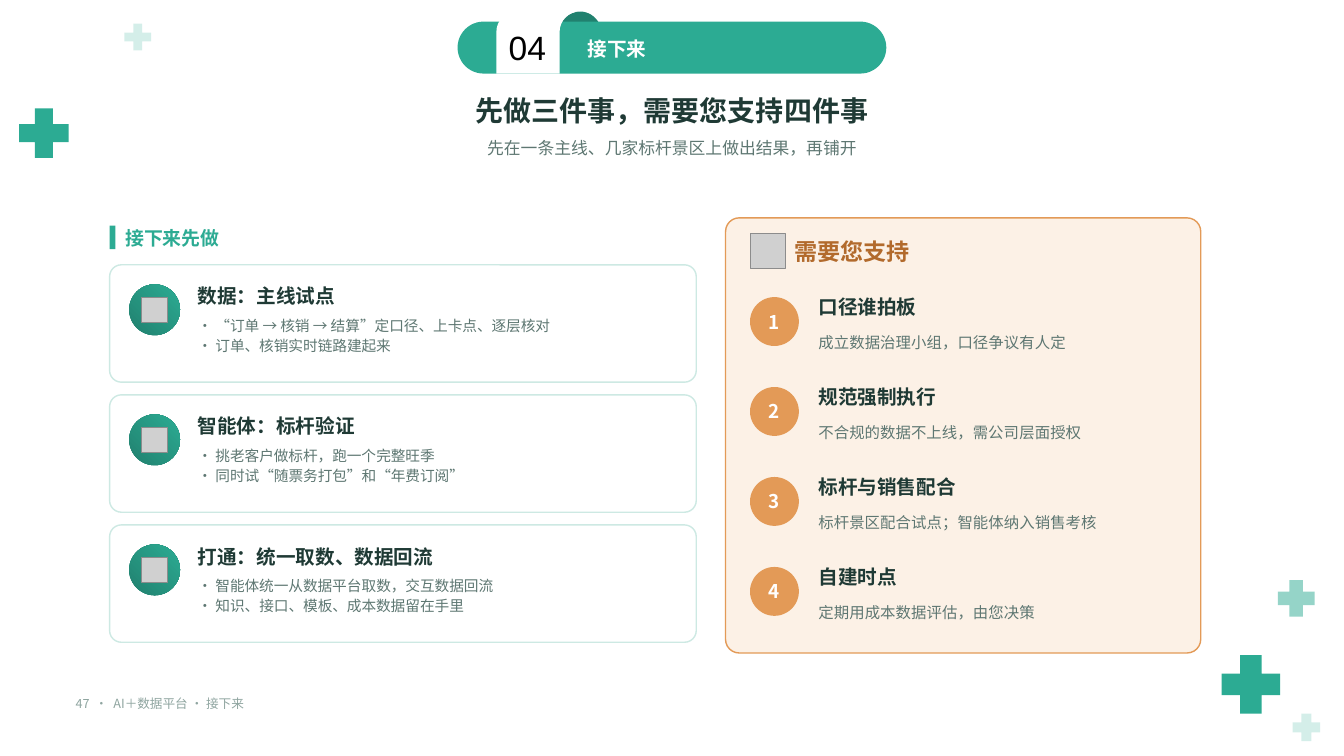
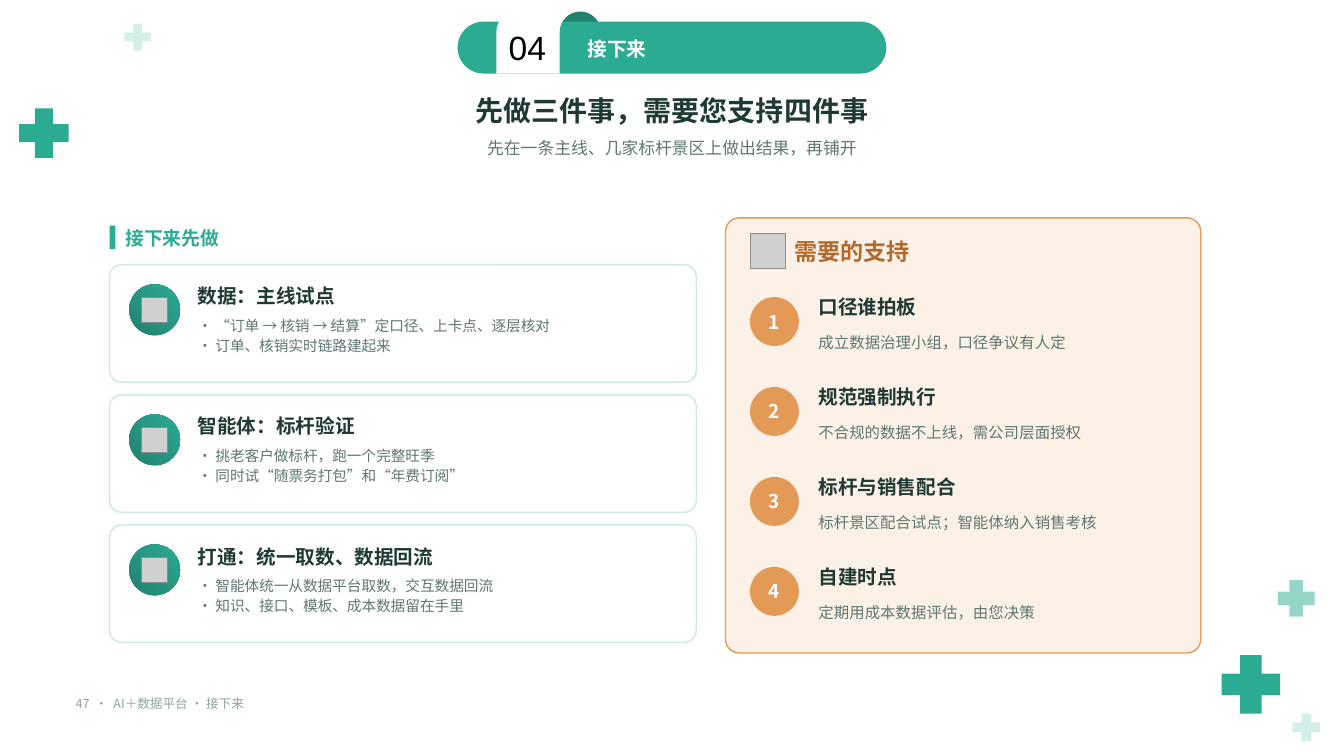
Before and after one commit to keanying/relevance, a slide deck: slide 47 of AI＋数据平台_老板汇报_青绿模板.pptx. Drawn at 1344x756 pixels with LibreOffice and Linux fonts; fonts in the diff are those of the drawing; grey boxes stand for pictures; background and template pictures are left out. Boxes give left, top, right and bottom in pixels: in the first picture for what was removed or moved away, otherwise in the second. Text is boxed around its words. In the diff, an @@ line names an element or a change of style, - is before the commit and + after.

```diff
--- a/AI＋数据平台_老板汇报_青绿模板.pptx
+++ b/AI＋数据平台_老板汇报_青绿模板.pptx
@@ text at (794, 240, 909, 262): text changed @@
-需要您支持
+需要的支持
```
Also in this commit, not shown: 8 other slides changed.
